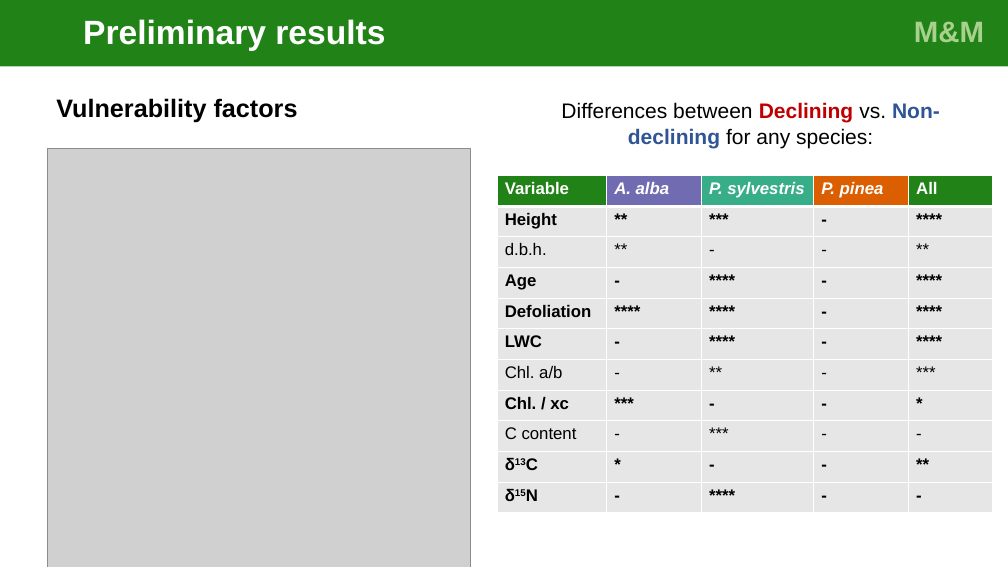
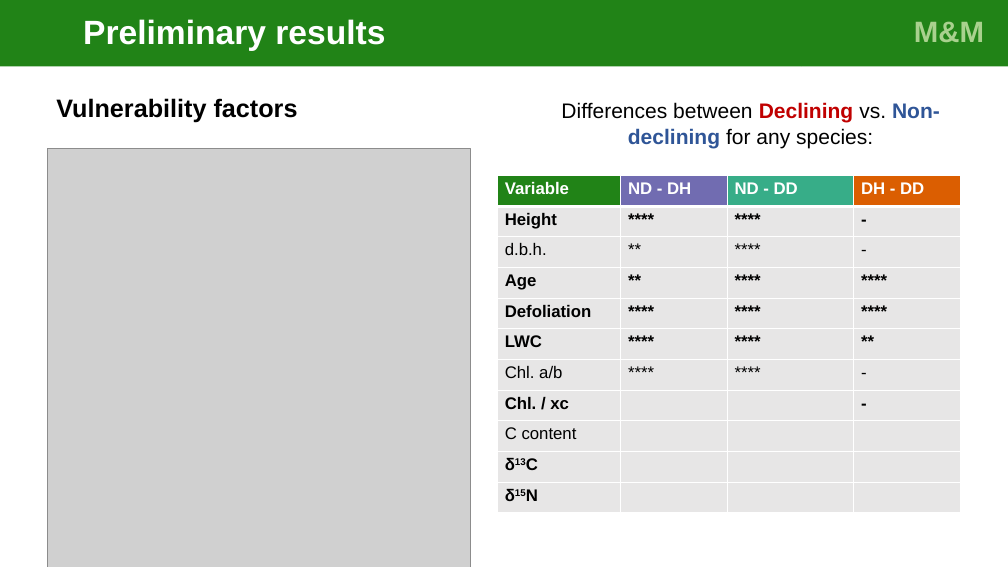
Before and after one commit to cris-fernandez/Tesis_Individuo, a slide deck: slide 25 of 06_ppts/exploratory_analysis_figures_v8.pptx. Drawn at 1008x567 pixels with LibreOffice and Linux fonts; fonts in the diff are those of the drawing; grey boxes stand for pictures. Boxes give left, top, right and bottom in pixels: in the first picture for what was removed or moved away, otherwise in the second. Text is boxed around its words. In the diff, an @@ line names an element or a change of style, - is before the commit and + after.

```diff
--- a/06_ppts/exploratory_analysis_figures_v8.pptx
+++ b/06_ppts/exploratory_analysis_figures_v8.pptx
@@ table at [498, 175, 960, 513] @@
-column 2: A. alba | ** | ** | - | **** | - | - | *** | - | * | -
-column 3: P. sylvestris | *** | - | **** | **** | **** | ** | - | *** | - | ****
-column 4: P. pinea | - | - | - | - | - | - | - | - | - | -
-column 5: All | **** | ** | **** | **** | **** | *** | * | - | ** | -
+column 2: ND - DH | **** | ** | ** | **** | **** | **** |  |  |  | 
+column 3: ND - DD | **** | **** | **** | **** | **** | **** |  |  |  | 
+column 4: DH - DD | - | - | **** | **** | ** | - | - |  |  | 
@@ table: place and size @@
-table at [498, 175, 993, 513]
+table at [498, 175, 960, 513]
```
Also in this commit, not shown: 2 other files.
